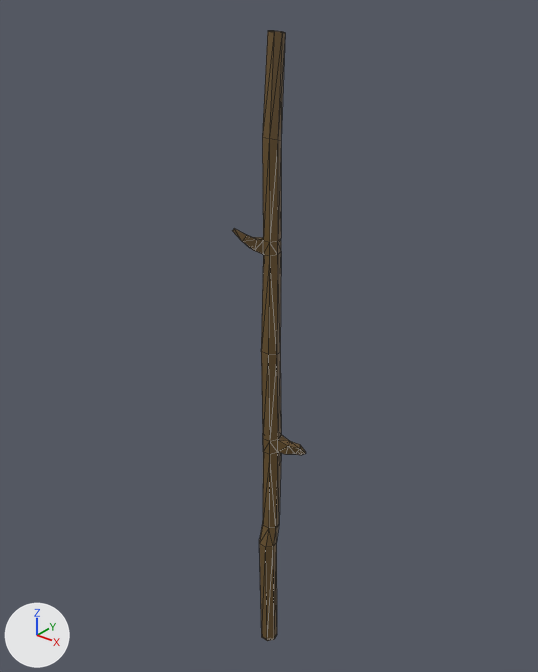
The FBX model Assets/GameAssets/Sticks/stick1.fbx as it was, and as the next commit left it.
The view is the same before and after, from a camera (50 mm lens) standing at (0.332, -0.414, 0.581) and looking at (-0.011, 0.013, 0.316). The axes (+X, +Y, +Z) are drawn at lower left. The lights are the same throughout. Mesh edges are drawn as thin lines.

Names of what the first picture shows: 'Stick1'.
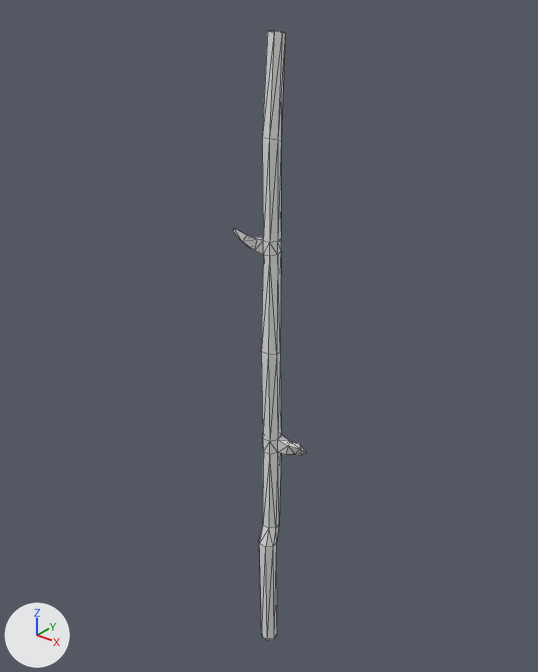
What differs and where, as boxes (x1, y1, x2, y2) in the pictures (538 x 672 px):
part 1 of me_cylinder_002, recoloured (brown to grey): (232, 30, 306, 641) in both

The change, as a diff of the scene's bpy script:
```diff
--- a/Assets/GameAssets/Sticks/stick1.fbx.py
+++ b/Assets/GameAssets/Sticks/stick1.fbx.py
@@ me_cylinder_002 @@
 me_cylinder_002.from_pydata(...)  # 108 vertices, 212 faces; spans x -0.016..0.025, y -0.023..0.021, z 0.0..0.548
 # used by ob_stick1; location = (0.0, 0.0, 0.0)
-me_cylinder_002.materials.append(mat_log_inside)  # brown #c69a7d
+# me_cylinder_002 part 1: all 202 faces that had it switch from mat_stick (brown #6b532d) to no material
```
